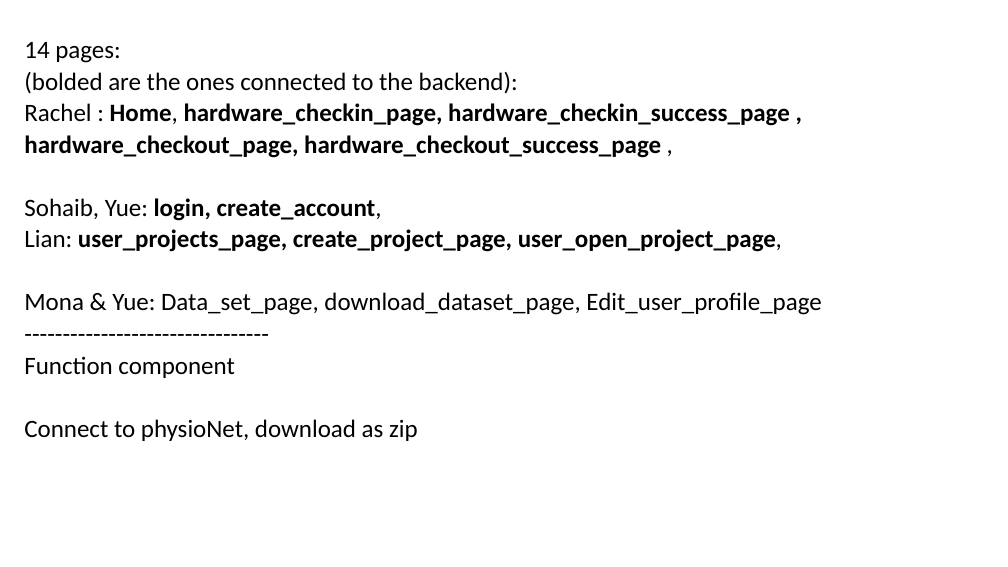
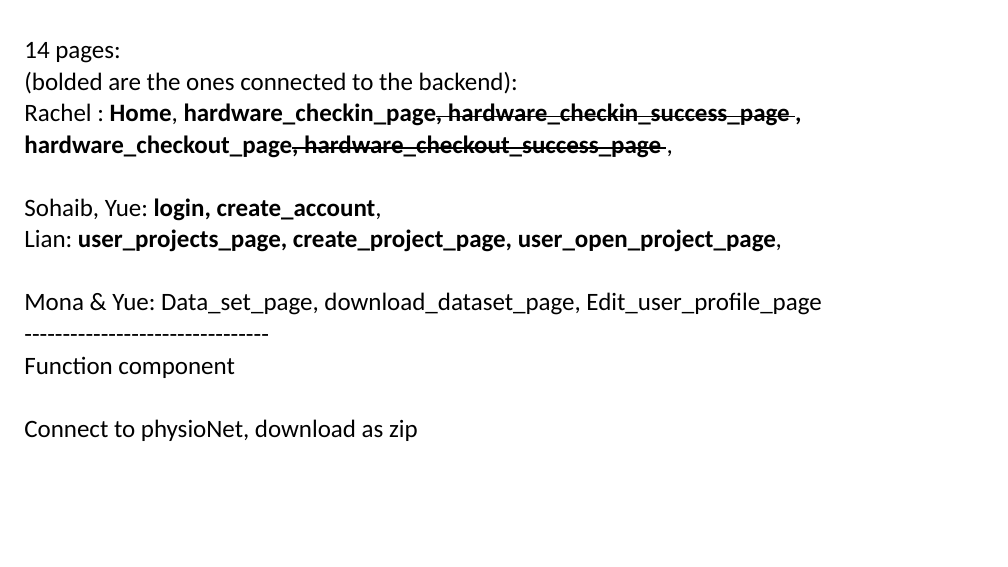
Before and after one commit to sohaibi/EE461L-Project, a slide deck: slide 2 of web app design user flow/userflow.pptx. Drawn at 1008x567 pixels with LibreOffice and Linux fonts; fonts in the diff are those of the drawing. Boxes give left, top, right and bottom in pixels: in the first picture for what was removed or moved away, otherwise in the second. Text is boxed around its words. In the diff, an @@ line names an element or a change of style, - is before the commit and + after.

Commit message:
modified userflow to the state of art design

```diff
--- a/web app design user flow/userflow.pptx
+++ b/web app design user flow/userflow.pptx
@@ text at [24, 103, 790, 158]: strikethrough on in "hardware_checkin_page, hardware_checkin_success_page", "hardware_checkout_page, hardware_checkout_success_page" @@
```
Also in this commit, not shown: 6 other slides changed.
